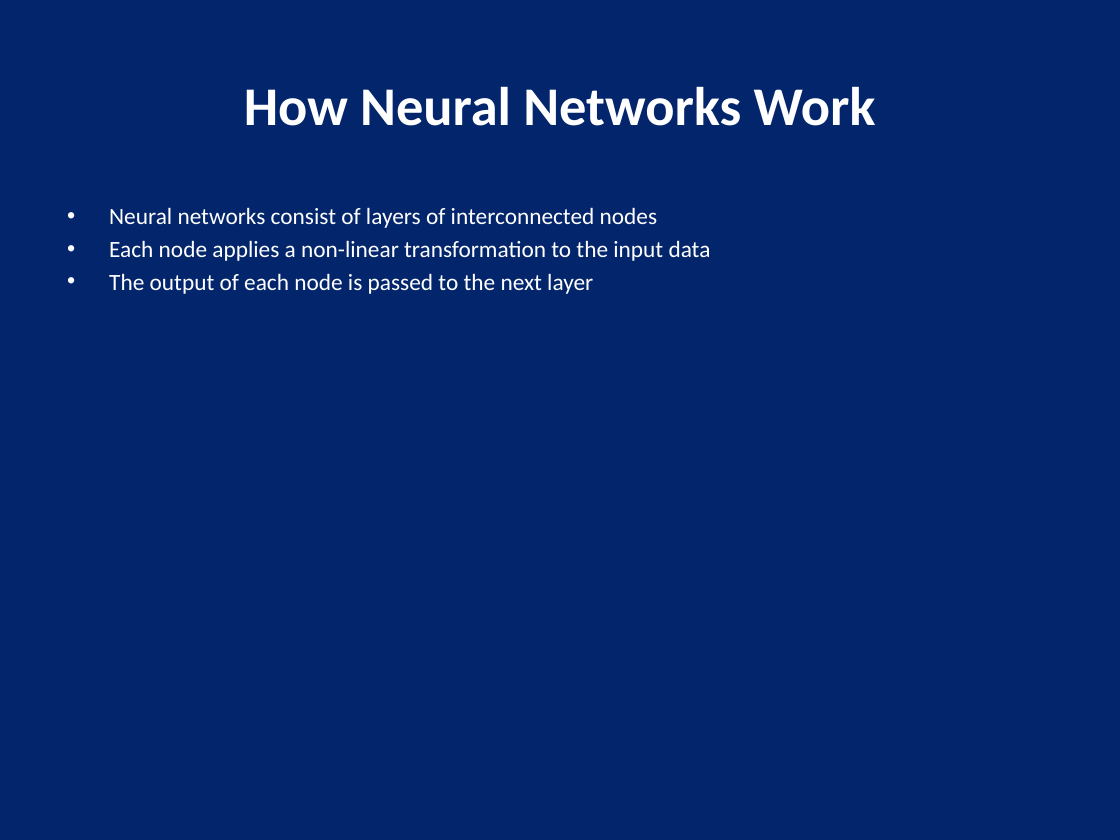
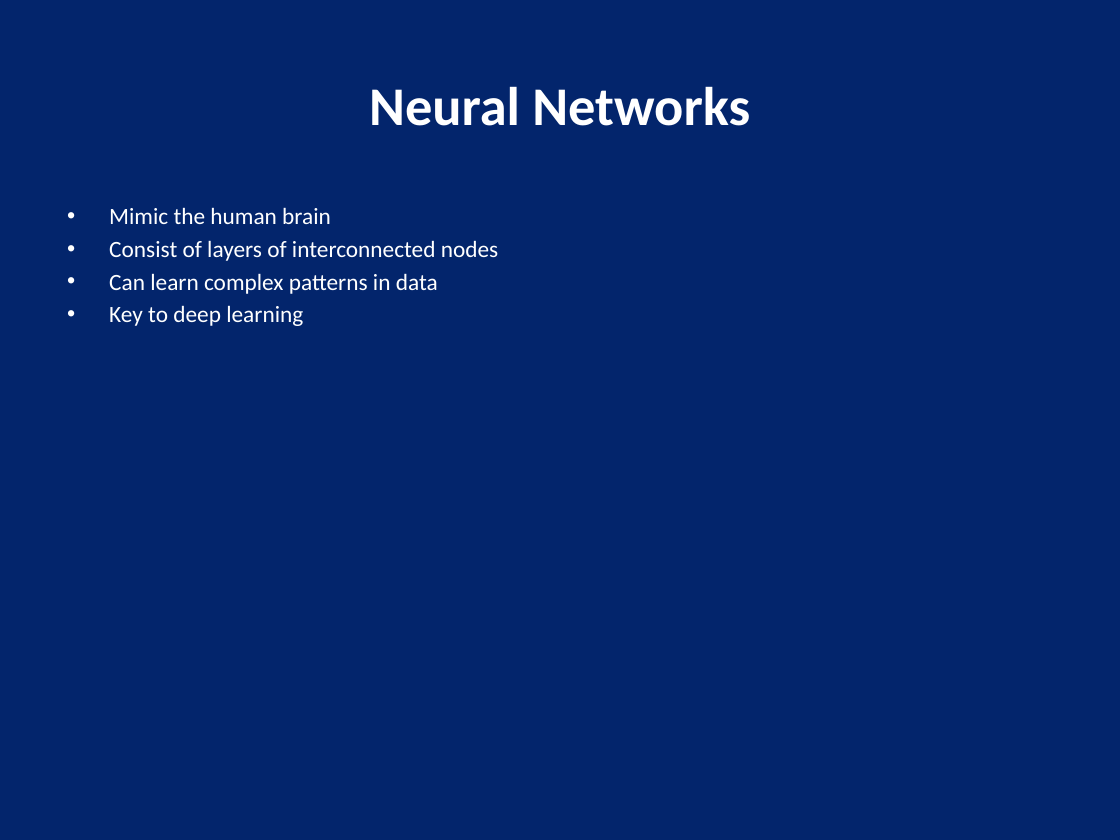
Before and after one commit to Shanaaz-77/auto_ppt_agent, a slide deck: slide 3 of generated_ppts/deep_learning_presentation.pptx (slide 5 before the commit). Drawn at 1120x840 pixels with LibreOffice and Linux fonts; fonts in the diff are those of the drawing. Boxes give left, top, right and bottom in pixels: in the first picture for what was removed or moved away, otherwise in the second. Text is boxed around its words. In the diff, an @@ line names an element or a change of style, - is before the commit and + after.

```diff
--- a/generated_ppts/deep_learning_presentation.pptx
+++ b/generated_ppts/deep_learning_presentation.pptx
@@ title at [369, 86, 750, 126]: text changed @@
-How Neural Networks Work
+Neural Networks
@@ text at [109, 207, 498, 326]: text changed @@
-• Neural networks consist of layers of interconnected nodes
-• Each node applies a non-linear transformation to the input data
-• The output of each node is passed to the next layer
+• Mimic the human brain
+• Consist of layers of interconnected nodes
+• Can learn complex patterns in data
+• Key to deep learning
```
Also in this commit, not shown: 3 other slides changed, 2 slides added, 2 slides removed, 1 other file.
